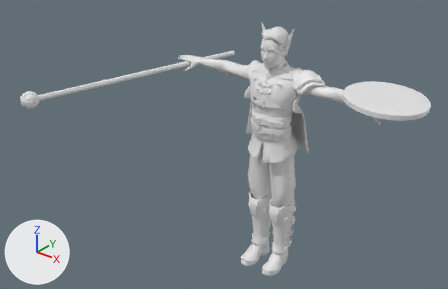
The glTF model unity/Tools~/models/heroes_hd/SB_Hero_rowan_HD.glb as it was, and as the next commit left it.
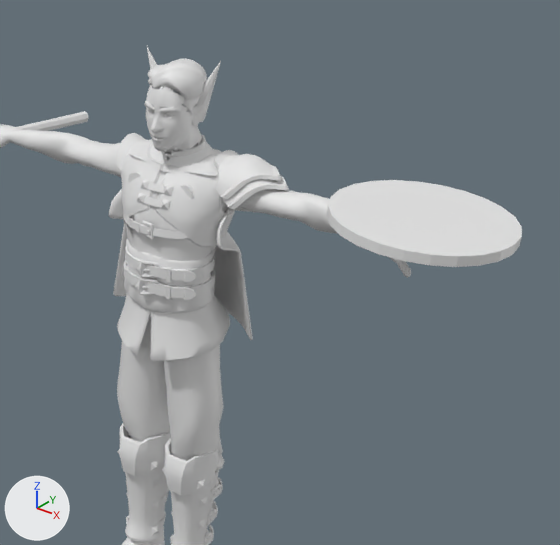
There are two pictures of each version: one whole from a camera (50 mm lens) standing at (2.21, -3.29, 2.91) and looking at (-0.13, -0.35, 1.09), one close up on the part from 44% to 100% of the width and 0% to 85% of the height. Arrows for +X, +Y and +Z are at lower left; the lights stay in place. The last two pictures show the newer version. Vertices at exactly the same position are counted once.

Objects in the first close-up: 'SB_Hero_rowan'.
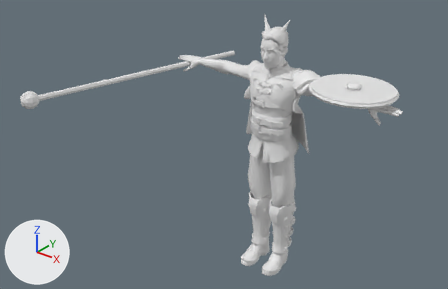
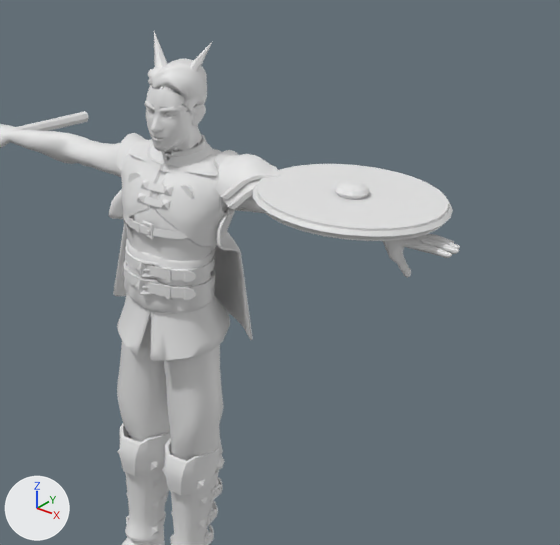
The change in detail:
me_face is used by ob_sb_hero_rowan; location (0.0, 0.0, 0.0).
me_face had 13843 vertices, 23343 faces and spanned x -1.16..1.05, y -1.21..0.45, z -0.01..1.85.
me_face now has 13773 vertices, 23393 faces and spans x -1.16..0.9, y -1.21..0.45, z -0.01..1.91.
me_face part 1: a new loose piece, a 28-sided cylinder along z spanning x 0.293..0.833, y -0.181..0.319, z 1.498..1.533.
me_face part 2: the loose piece of 9 vertices spanning x -0.13..-0.02, y 0.0..0.07, z 1.66..1.85 is multiplied about its middle by the matrix ((0.896, 0.11, -0.034), (-0.099, 0.872, 0.212), (0.059, -0.207, 0.877)), then moved by (0.03, -0.03, 0.07).
me_face part 3: the loose piece of 9 vertices spanning x -0.13..-0.02, y 0.0..0.07, z 1.66..1.85 is copied, and the copy is multiplied about its middle by the matrix ((0.55, -0.11, 0.708), (-0.099, 0.872, 0.212), (-0.709, -0.207, 0.519)), then moved by (0.14, -0.03, 0.06); it spans x -0.01..0.1, y -0.05..0.03, z 1.74..1.91.
me_face part 4: a new loose piece of 140 vertices spanning x 0.28..0.85, y -0.19..0.33, z 1.5..1.53.
me_face part 5: a new loose piece of 57 vertices spanning x 0.51..0.61, y 0.02..0.12, z 1.52..1.57.
me_face part 6: 11 loose pieces with 131 vertices, spanning x -0.14..0.14, y -0.02..0.12, z 0.06..1.85, are deleted.
me_face part 7: 160 vertices moved within x -0.89..0.9, y -0.15..0.16, z 0.04..1.81; 386 vertices removed from x -0.89..1.05, y -0.2..0.32, z 0.0..1.83; 185 vertices added at x -0.82..0.85, y -0.16..0.17, z 0.0..1.83.

Pixel boxes [x1, y1, x2, y2] of what changed, in the close-ups (560 x 545 px; the box of a moved part takes in the faces that stretch with it):
'SB_Hero_rowan', reshaped
    before: [0, 47, 522, 545]
    after: [0, 31, 460, 545]
part 1 of me_face, added
    after: [257, 164, 449, 241]
part 2 of me_face, moved or reshaped (mostly hidden before)
    before: [147, 47, 171, 108]
    after: [154, 31, 167, 89]
part 3 of me_face, added
    after: [173, 41, 213, 95]
part 4 of me_face, added
    after: [253, 180, 453, 239]
part 5 of me_face, added
    after: [334, 181, 370, 199]
part 6 of me_face, deleted
    before: [187, 61, 221, 122]
part 7 of me_face, moved or reshaped
    before: [0, 63, 522, 545]
    after: [123, 63, 459, 541]
